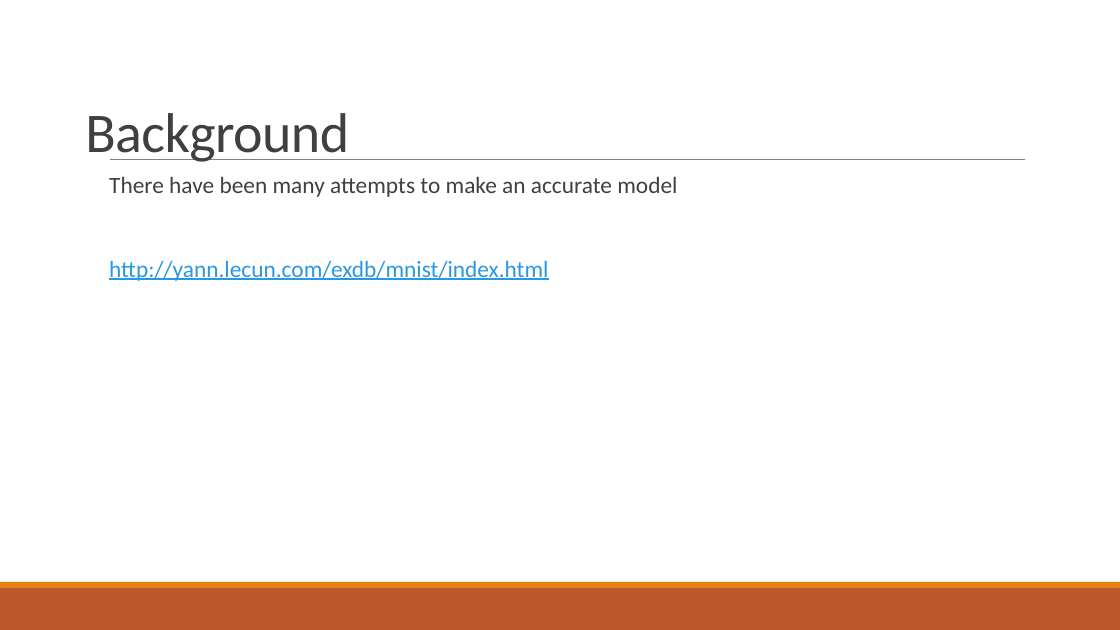
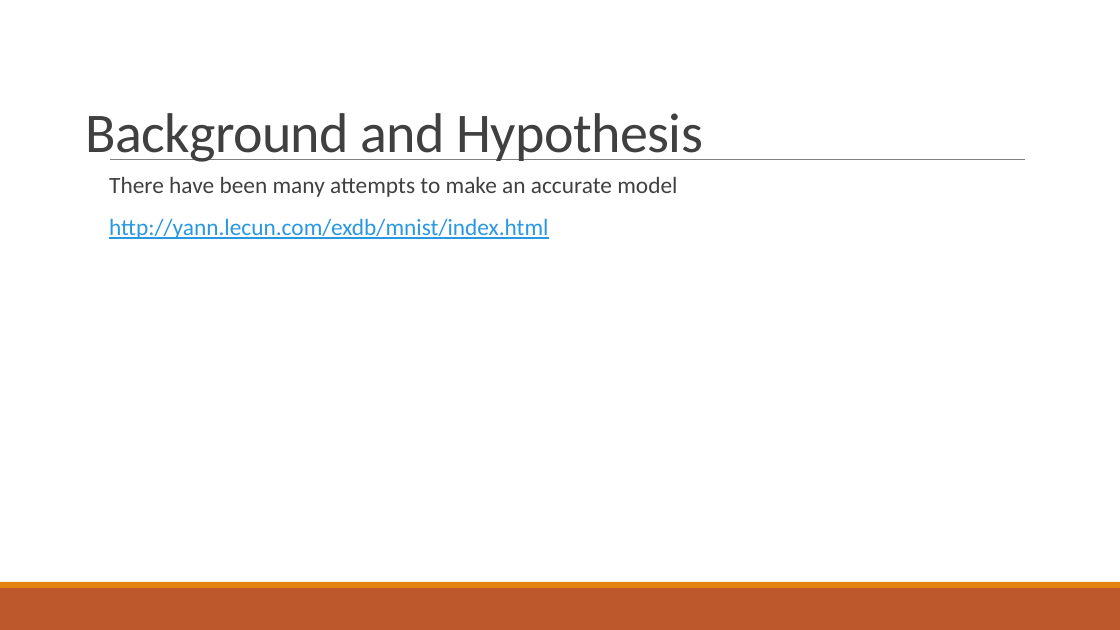
Before and after one commit to Gingerbreed/ArtificialIntelligence404, a slide deck: slide 5 of baler-prj/presentation/baker-MNIST.pptx. Drawn at 1120x630 pixels with LibreOffice and Linux fonts; fonts in the diff are those of the drawing. Boxes give left, top, right and bottom in pixels: in the first picture for what was removed or moved away, otherwise in the second. Text is boxed around its words. In the diff, an @@ line names an element or a change of style, - is before the commit and + after.

```diff
--- a/baler-prj/presentation/baker-MNIST.pptx
+++ b/baler-prj/presentation/baker-MNIST.pptx
@@ title at (x1=85, y1=113, x2=703, y2=162): text changed @@
-Background
+Background and Hypothesis
@@ text "There have been many attempts ..." rewrapped from (x1=109, y1=177, x2=677, y2=281) to (x1=109, y1=177, x2=677, y2=239) @@
```
Also in this commit, not shown: 3 other slides changed, 2 slides added, 1 slide removed.
